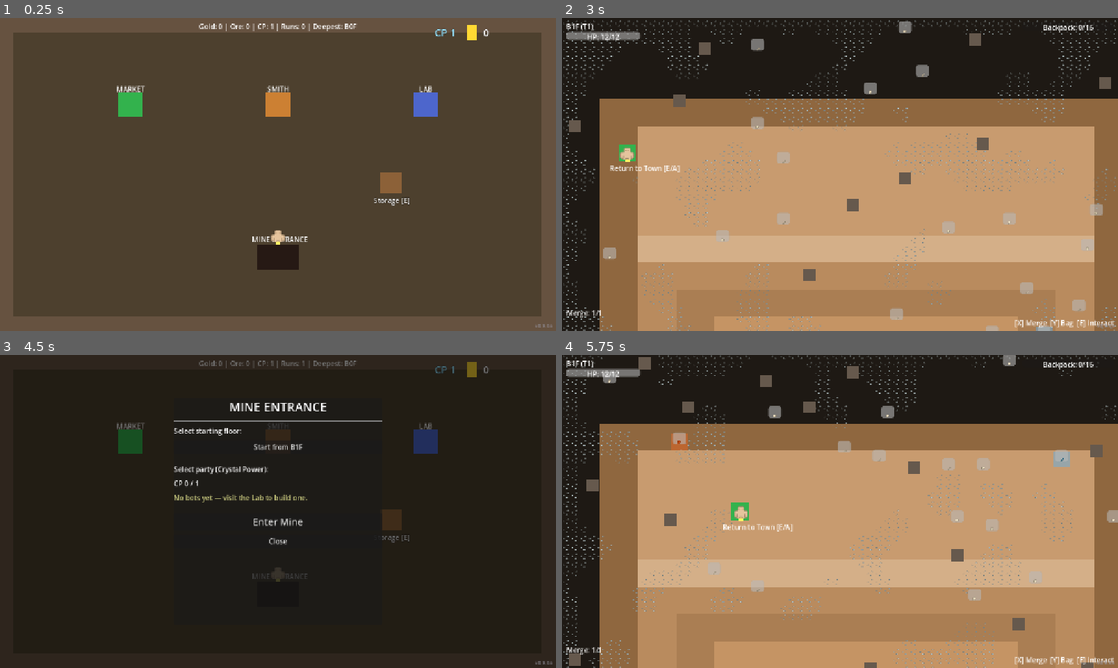
Above: before the commit, frames 1-4 (two rows, left to right).
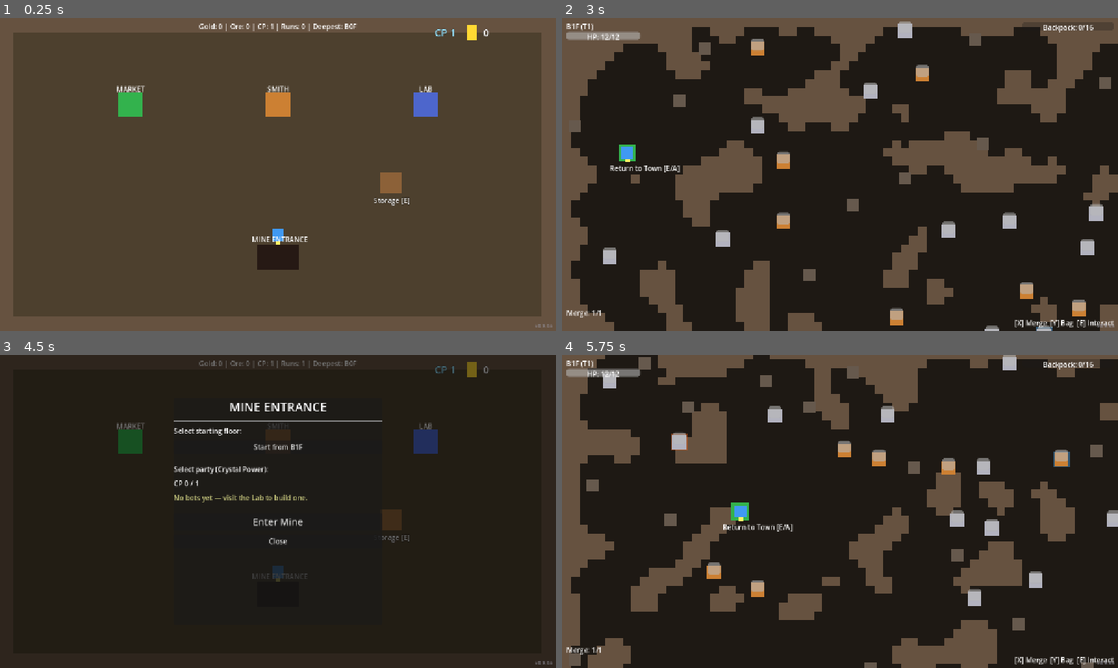
Above: after the commit, the same moments.

Repository: eddiebajaj/myne
Game: Godot game, scene res://scenes/town/town.tscn
Same seed, same stepped clock (60 frames per second), same inputs: the game is played once before the commit and once after it.
Inputs (mouse positions are in pixels of both pictures, inside the frame that each line leads up to):
- Up to frame 1 (0.25 s): no input
- Up to frame 2 (3 s): tap Enter (ui_accept) at 0.5, 0.77 s; move the mouse to (962, 158) at 0.52 s; hold D (move_right) 0.53-1.25 s; tap Space (action_a) at 0.6 s; click (962, 158) at 0.67 s; click "Start from B1F" at 1.25 s; click "Start from B1F" at 2 s; click "Enter Mine" at 2.75 s
- Up to frame 3 (4.5 s): tap Enter (ui_accept) at 3.5, 4.25 s; drag from (166, 527) to (66, 489) at 3.52 s; move the mouse to (333, 442) at 4.27 s; hold D (move_right) from 4.28 s (still down); tap Tab (action_y) at 4.35 s; click (333, 442) at 4.42 s
- Up to frame 4 (5.75 s): release D (move_right) at 5 s; click "Enter Mine" at 5 s

The runs differ from the first frame. In frame 1, 0.1% of the frame differs, in the area x 48-52%, y 67-72%; in frame 2, 82%, in the area x 0-100%, y 0-100%; in frame 3, less than 0.1%; in frame 4, 82%.

Commit message:
Revert "Sprint 9 Pillar B: Kenney textures on player, walls, floor, ores"
This reverts commit bcd3cb33f8efe3b464d9198290520c9cb5be371c.

Diff:
--- a/scripts/dungeon/floor_generator.gd
+++ b/scripts/dungeon/floor_generator.gd
@@ -165,20 +165,9 @@
 
 func _spawn_procgen_walls(grid: Array) -> void:
 	## Spawn a per-cell StaticBody2D for every wall tile. Flagged as debt:
-	## the pragmatic visual swap (Sprint 9 B.3) replaces the ColorRect visual
-	## with a Kenney atlas Sprite2D; full TileMap migration is still deferred.
-	var wall_color := Color(0.4, 0.32, 0.25)  # ColorRect fallback (matches _add_wall())
+	## Pillar B.3 will replace with a single TileMap node.
+	var wall_color := Color(0.4, 0.32, 0.25)  # matches _add_wall() color
 	var tile_size := Vector2(PROCGEN_TILE_SIZE, PROCGEN_TILE_SIZE)
-	# Pre-load the atlas region once — every wall tile shares the same AtlasTexture.
-	var wall_atlas: AtlasTexture = SpriteUtil.load_atlas_region(
-		AssetPaths.CAVES_SHEET,
-		AssetPaths.tile_rect(AssetPaths.WALL_TILE["col"], AssetPaths.WALL_TILE["row"])
-	)
-	# Scale 16px Kenney → 20px PROCGEN_TILE_SIZE on screen.
-	var sprite_scale := Vector2(
-		PROCGEN_TILE_SIZE / float(AssetPaths.TILE_SIZE),
-		PROCGEN_TILE_SIZE / float(AssetPaths.TILE_SIZE)
-	)
 	for y in range(grid.size()):
 		var row: Array = grid[y]
 		for x in range(row.size()):
@@ -195,19 +184,11 @@
 			shape.size = tile_size
 			col.shape = shape
 			body.add_child(col)
-			if wall_atlas != null:
-				var sprite := Sprite2D.new()
-				sprite.texture = wall_atlas
-				sprite.centered = true
-				sprite.scale = sprite_scale
-				body.add_child(sprite)
-			else:
-				# Fallback: preserve original ColorRect visual if the asset folder is missing.
-				var rect := ColorRect.new()
-				rect.size = tile_size
-				rect.position = -tile_size / 2.0
-				rect.color = wall_color
-				body.add_child(rect)
+			var rect := ColorRect.new()
+			rect.size = tile_size
+			rect.position = -tile_size / 2.0
+			rect.color = wall_color
+			body.add_child(rect)
 			walls.add_child(body)
 
 
@@ -672,33 +653,11 @@
 	shape.size = size
 	col.shape = shape
 	wall.add_child(col)
-	# Prefer Kenney wall texture (tile-repeated across the wall rect).
-	# Fallback to the original ColorRect if the asset folder is missing.
-	var wall_atlas: AtlasTexture = SpriteUtil.load_atlas_region(
-		AssetPaths.CAVES_SHEET,
-		AssetPaths.tile_rect(AssetPaths.WALL_TILE["col"], AssetPaths.WALL_TILE["row"])
-	)
-	if wall_atlas != null:
-		# TextureRect with STRETCH_TILE repeats the 16px tile at its native size.
-		# Scale the node by 20/16 = 1.25 so one repeat = 20px on-screen,
-		# matching PROCGEN_TILE_SIZE. Then size the node so it still covers the
-		# wall rect after scaling (size / scale).
-		var display_scale: float = PROCGEN_TILE_SIZE / float(AssetPaths.TILE_SIZE)
-		var tex_rect := TextureRect.new()
-		tex_rect.texture = wall_atlas
-		tex_rect.stretch_mode = TextureRect.STRETCH_TILE
-		tex_rect.texture_filter = CanvasItem.TEXTURE_FILTER_NEAREST
-		tex_rect.scale = Vector2(display_scale, display_scale)
-		tex_rect.size = size / display_scale
-		tex_rect.position = (-size / 2) / display_scale
-		tex_rect.mouse_filter = Control.MOUSE_FILTER_IGNORE
-		wall.add_child(tex_rect)
-	else:
-		var rect := ColorRect.new()
-		rect.size = size
-		rect.position = -size / 2
-		rect.color = Color(0.4, 0.32, 0.25)
-		wall.add_child(rect)
+	var rect := ColorRect.new()
+	rect.size = size
+	rect.position = -size / 2
+	rect.color = Color(0.4, 0.32, 0.25)
+	wall.add_child(rect)
 	walls.add_child(wall)
 
 
--- a/scripts/dungeon/mining_floor_controller.gd
+++ b/scripts/dungeon/mining_floor_controller.gd
@@ -29,10 +29,6 @@
 func _ready() -> void:
 	# Ensure game is not paused (in case we came from a paused build menu)
 	get_tree().paused = false
-	# Sprint 9 B.3: overlay a tiled Kenney floor texture on top of the dark
-	# ColorRect background. If the asset folder is missing, the overlay is
-	# skipped and the ColorRect shows through unchanged.
-	_setup_floor_background()
 	player.add_to_group("player")
 	# Position player near stairs up (randomized per sprint 2c). Template floors
 	# offset downward so the player doesn't overlap the stair collider; procgen
@@ -50,41 +46,6 @@
 	camera.limit_bottom = int(FloorGenerator.FLOOR_HEIGHT)
 	# Spawn permanent companion bots from run party
 	_respawn_permanent_bots()
-
-
-func _setup_floor_background() -> void:
-	## Add a tiled Kenney floor texture as an underlayer. Sits behind walls /
-	## entities / player but above the dark ColorRect Background. The ColorRect
-	## stays as a fallback — if the atlas fails to load, the dark color shows
-	## through unchanged.
-	var floor_atlas: AtlasTexture = SpriteUtil.load_atlas_region(
-		AssetPaths.CAVES_SHEET,
-		AssetPaths.tile_rect(AssetPaths.FLOOR_TILE["col"], AssetPaths.FLOOR_TILE["row"])
-	)
-	if floor_atlas == null:
-		return
-	# Push the fallback Background ColorRect below our textured layer so the
-	# tile texture actually covers it. ColorRect still shows through any gaps
-	# and provides the fallback if this function returns early (above).
-	var bg_rect: ColorRect = get_node_or_null("Background") as ColorRect
-	if bg_rect != null:
-		bg_rect.z_index = -20
-	var bg_tex := TextureRect.new()
-	bg_tex.name = "FloorTileBackground"
-	bg_tex.texture = floor_atlas
-	bg_tex.stretch_mode = TextureRect.STRETCH_TILE
-	bg_tex.texture_filter = CanvasItem.TEXTURE_FILTER_NEAREST
-	bg_tex.mouse_filter = Control.MOUSE_FILTER_IGNORE
-	# Scale by 20/16 = 1.25 so each 16px Kenney tile = 20px on-screen,
-	# matching PROCGEN_TILE_SIZE.
-	var display_scale: float = FloorGenerator.PROCGEN_TILE_SIZE / float(AssetPaths.TILE_SIZE)
-	bg_tex.scale = Vector2(display_scale, display_scale)
-	bg_tex.size = Vector2(FloorGenerator.FLOOR_WIDTH, FloorGenerator.FLOOR_HEIGHT) / display_scale
-	bg_tex.position = Vector2.ZERO
-	# Sprint 9 z-order: floor texture above ColorRect (-20) but below walls,
-	# entities, and player (all default z=0).
-	bg_tex.z_index = -10
-	add_child(bg_tex)
 
 
 func _respawn_permanent_bots() -> void:
--- a/scripts/dungeon/ore_node.gd
+++ b/scripts/dungeon/ore_node.gd
@@ -47,65 +47,31 @@
 
 
 func _try_apply_texture() -> void:
-	## Visual priority, in order:
-	##   1. Kenney atlas region from AssetPaths.ORE_SPRITES[ore.id]
-	##   2. Per-ore PNG at res://resources/sprites/ores/<id>.png (legacy path)
-	##   3. ColorRect fallback (sprite.color = ore.color)
-	## Mineral modifier is indicated via (a) mineral_glow ColorRect (handled in
-	## setup()) and (b) `modulate` on the textured sprite so the ore itself
-	## picks up the mineral tint — e.g. fire ore runs red, ice ore runs cyan.
+	## If a pixel-art texture exists at res://resources/sprites/ores/<id>.png,
+	## add a Sprite2D child and hide the ColorRect fallback. Mineral glow stays
+	## as-is so it still indicates modifiers.
 	if ore_data == null or ore_data.id.is_empty():
 		return
 	var existing := get_node_or_null("BodyTexture") as Sprite2D
-	if existing:
-		existing.queue_free()
-
+	var tex_path: String = "res://resources/sprites/ores/%s.png" % ore_data.id
 	var sprite_size: Vector2 = Vector2(32, 32)
 	if sprite:
 		sprite_size = sprite.size
-
-	var tex_sprite: Sprite2D = _try_load_atlas_sprite(sprite_size)
-	if tex_sprite == null:
-		# Legacy per-ore PNG path (kept so custom art still overrides the atlas).
-		var tex_path: String = "res://resources/sprites/ores/%s.png" % ore_data.id
-		tex_sprite = SpriteUtil.try_load_sprite(tex_path, sprite_size)
-
+	var tex_sprite: Sprite2D = SpriteUtil.try_load_sprite(tex_path, sprite_size)
 	if tex_sprite:
 		tex_sprite.name = "BodyTexture"
-		# Mineral ores get their tint applied to the sprite itself.
-		if mineral != null:
-			tex_sprite.modulate = mineral.color
+		if existing:
+			existing.queue_free()
 		add_child(tex_sprite)
 		if sprite:
 			sprite.visible = false
 	else:
-		# No texture available — keep the ColorRect fallback visible.
+		# No texture: make sure any stale texture from a previous setup is gone
+		# and the ColorRect fallback is visible.
+		if existing:
+			existing.queue_free()
 		if sprite:
 			sprite.visible = true
-
-
-func _try_load_atlas_sprite(_size: Vector2) -> Sprite2D:
-	## Returns a centered Sprite2D showing the Kenney ore tile for this ore id,
-	## or null if ORE_SPRITES has no entry or the atlas fails to load.
-	## [_size] is threaded for future auto-scaling off the ColorRect slot;
-	## currently we use a fixed ~16px ore scale that reads well on a 32px tile.
-	if not AssetPaths.ORE_SPRITES.has(ore_data.id):
-		return null
-	var info: Dictionary = AssetPaths.ORE_SPRITES[ore_data.id]
-	if not (info.has("sheet") and info.has("col") and info.has("row")):
-		return null
-	var rect: Rect2 = AssetPaths.tile_rect(int(info["col"]), int(info["row"]))
-	var atlas: AtlasTexture = SpriteUtil.load_atlas_region(String(info["sheet"]), rect)
-	if atlas == null:
-		return null
-	var tex_sprite := Sprite2D.new()
-	tex_sprite.texture = atlas
-	tex_sprite.centered = true
-	# Kenney tile is 16px. Ores read best at ~16-20px (a bit smaller than
-	# 32px walls/floor) so they feel like objects *on* the tile, not *as*
-	# the tile. TUNE: bump to 1.25 if Eddie wants ores chunkier.
-	tex_sprite.scale = Vector2(1.0, 1.0)
-	return tex_sprite
 
 
 func take_hit(power: int = 1) -> void:
--- a/scripts/player/player.gd
+++ b/scripts/player/player.gd
@@ -67,31 +67,13 @@
 	facing_nose.size = Vector2(10, 10)
 	facing_nose.mouse_filter = Control.MOUSE_FILTER_IGNORE
 	add_child(facing_nose)
-	# Sprint 9 B.2: try Kenney atlas sprite first, fall back to ColorRect.
-	# SpriteUtil always creates a child — we only want the Sprite2D path here.
-	# Check if the atlas loads by probing load_atlas_region directly.
-	var player_atlas: AtlasTexture = SpriteUtil.load_atlas_region(
-		AssetPaths.PLAYER_SPRITE["sheet"],
-		AssetPaths.tile_rect(AssetPaths.PLAYER_SPRITE["col"], AssetPaths.PLAYER_SPRITE["row"])
-	)
-	if player_atlas != null:
-		var tex_sprite := Sprite2D.new()
+	# Optional pixel-art sprite: if res://resources/sprites/player/player.png
+	# exists, show it and hide the ColorRect fallback.
+	var tex_sprite: Sprite2D = SpriteUtil.try_load_sprite(TEXTURE_PATH, Vector2(28, 28))
+	if tex_sprite:
 		tex_sprite.name = "BodyTexture"
-		tex_sprite.texture = player_atlas
-		tex_sprite.centered = true
-		# Kenney tiles are 16x16 — scale 2x to land at 32x32 on-screen.
-		tex_sprite.scale = Vector2(2.0, 2.0)
-		# Render above BodySprite ColorRect + the facing_nose so the character reads.
-		tex_sprite.z_index = 1
 		add_child(tex_sprite)
 		body_sprite.visible = false
-	else:
-		# Legacy PNG path (kept for back-compat if someone drops a player.png in).
-		var legacy_sprite: Sprite2D = SpriteUtil.try_load_sprite(TEXTURE_PATH, Vector2(28, 28))
-		if legacy_sprite:
-			legacy_sprite.name = "BodyTexture"
-			add_child(legacy_sprite)
-			body_sprite.visible = false
 	_update_facing_visuals()
 	health_changed.emit(health, max_health, armor, max_armor)
 	# Connect touch signal for reliable mobile mining
--- a/scripts/util/asset_paths.gd
+++ /dev/null
@@ -1,78 +0,0 @@
-class_name AssetPaths
-extends RefCounted
-## Central asset path + atlas coord registry for Kenney sprite packs.
-##
-## Kenney roguelike sheets use 16x16 tiles with 1px margin — so a tile at
-## (col, row) maps to Rect2(col * 17, row * 17, 16, 16).
-##
-## Paths point at the *_transparent.png variants (preferred over magenta).
-## If the asset folder is missing/removed, SpriteUtil.try_sprite_or_colorrect
-## falls back to ColorRects, so the game still runs.
-##
-## Coord picks below are initial guesses. Comments marked `# TUNE:` are where
-## Eddie should eyeball the preview PNG and adjust (col, row) in-editor.
-
-
-const CAVES_SHEET := "res://assets/sprites/kenney/kenney_roguelike-caves-dungeons/Spritesheet/roguelikeDungeon_transparent.png"
-const OUTDOOR_SHEET := "res://assets/sprites/kenney/kenney_roguelike-caves-dungeons/Spritesheet/roguelikeSheet_transparent.png"
-const CHARACTER_SHEET := "res://assets/sprites/kenney/kenney_roguelike-characters/Spritesheet/roguelikeChar_transparent.png"
-
-const TILE_SIZE := 16
-const TILE_MARGIN := 1
-
-
-static func tile_rect(col: int, row: int) -> Rect2:
-	## Rect2 for tile at (col, row) in a 16px + 1px margin grid.
-	return Rect2(
-		col * (TILE_SIZE + TILE_MARGIN),
-		row * (TILE_SIZE + TILE_MARGIN),
-		TILE_SIZE,
-		TILE_SIZE
-	)
-
-
-# --- Entity coords ---------------------------------------------------------
-# Dictionary shape: { "sheet": <path>, "col": int, "row": int }
-# SpriteUtil.try_sprite_or_colorrect reads this shape directly.
-
-# Player — leftmost column of the character sheet is full-body front-facing
-# characters in various palettes. (0, 0) is a human-ish adventurer sprite
-# (tan/flesh tones), a reasonable canary.
-# TUNE: Eddie — scan col 0 for the character palette you like best and
-# adjust `row`. Col 1 has robed/cloaked variants if you prefer a mage look.
-const PLAYER_SPRITE := {"sheet": CHARACTER_SHEET, "col": 0, "row": 0}
-
-# Walls — caves sheet has solid grey stone-wall blocks in the mid-upper region.
-# Col 6, row 2 reads as a plain stone block (no top-edge cap) — works as a
-# generic wall face tile when tiled in any direction.
-# TUNE: Eddie — other clean options are (col 7, row 2) and (col 6, row 3).
-# Col 6, row 0-1 have top-edge highlights if you want a ceiling-capped look.
-const WALL_TILE := {"sheet": CAVES_SHEET, "col": 6, "row": 2}
-
-# Floor — plain brown/tan dirt floor tile from the floor grid.
-# Col 6, row 5 is a solid dirt tile that tiles cleanly.
-# TUNE: (col 7, row 5) is similar; (col 4-5, row 8) is a cooler stone variant.
-const FLOOR_TILE := {"sheet": CAVES_SHEET, "col": 6, "row": 5}
-
-# Ores T1..T4 — keyed by OreData.id (matches _create_ore_types in
-# floor_generator.gd). Caves sheet has small ore-pebble sprites in the
-# top-left area (rows ~2-3) and colored gem sprites in the middle area
-# (rows ~7-8). Mineral tints are still applied via `modulate` on top of
-# these sprites. Missing entries or load failures fall through to the
-# ColorRect fallback in ore_node.gd.
-#
-# TUNE: Eddie — these coords are first-pass picks from eyeballing the
-# sheet preview. Rough regions:
-#   - col 0-2, row 2: grey / brown / yellow pebble clumps (T1–T2 fits)
-#   - col 5-8, row 7-8: colored gem sprites (T3–T4 flashier look)
-# Adjust (col, row) per ore to taste.
-const ORE_SPRITES := {
-	"iron":     {"sheet": CAVES_SHEET, "col": 0, "row": 2},  # grey pebble cluster
-	"copper":   {"sheet": CAVES_SHEET, "col": 1, "row": 2},  # brown/orange pebble
-	"crystal":  {"sheet": CAVES_SHEET, "col": 5, "row": 7},  # blue gem
-	"silver":   {"sheet": CAVES_SHEET, "col": 2, "row": 2},  # pale/yellow pebble
-	"gold_ore": {"sheet": CAVES_SHEET, "col": 6, "row": 7},  # yellow gem
-	"obsidian": {"sheet": CAVES_SHEET, "col": 7, "row": 8},  # dark/purple gem
-	"diamond":  {"sheet": CAVES_SHEET, "col": 5, "row": 8},  # light cyan gem
-	"mythril":  {"sheet": CAVES_SHEET, "col": 6, "row": 8},  # magenta/purple gem
-}
--- a/scripts/util/sprite_util.gd
+++ b/scripts/util/sprite_util.gd
@@ -2,15 +2,12 @@
 extends RefCounted
 ## Shared helper for loading optional pixel-art textures with a graceful fallback.
 ##
-## Two modes supported:
-## 1. Legacy `try_load_sprite(path, size)` — whole PNG per entity (used by
-##    ore_node, enemy_base, mining_floor_controller for bots).
-## 2. Atlas mode via `load_atlas_region` / `try_sprite_or_colorrect` — slices
-##    a region out of a Kenney spritesheet. See `scripts/util/asset_paths.gd`
-##    for the atlas_info Dictionary shape.
+## Each entity type has a TEXTURE_PATH pointing to a .png under res://resources/sprites/.
+## If the file exists, try_load_sprite returns a ready-to-parent Sprite2D scaled to
+## target size. If not, it returns null and the caller keeps its ColorRect fallback.
 ##
-## Missing textures are expected (pack may not be installed yet) — callers
-## keep their ColorRect fallback and the game stays visually identical.
+## This keeps the game visually identical while letting us drop in AI-generated
+## sprites later without code changes.
 
 
 static func try_load_sprite(path: String, size: Vector2 = Vector2.ZERO) -> Sprite2D:
@@ -31,74 +28,3 @@
 		if tex_size.x > 0 and tex_size.y > 0:
 			sprite.scale = Vector2(size.x / tex_size.x, size.y / tex_size.y)
 	return sprite
-
-
-static func load_atlas_region(sheet_path: String, rect: Rect2) -> AtlasTexture:
-	## Loads a base Texture2D from `sheet_path` and wraps it in an AtlasTexture
-	## with the given region. Returns null if the sheet is missing / fails to load.
-	if sheet_path.is_empty():
-		return null
-	if not ResourceLoader.exists(sheet_path):
-		return null
-	var base_tex: Texture2D = load(sheet_path) as Texture2D
-	if base_tex == null:
-		return null
-	var atlas := AtlasTexture.new()
-	atlas.atlas = base_tex
-	atlas.region = rect
-	return atlas
-
-
-static func try_sprite_or_colorrect(
-	parent: Node,
-	atlas_info: Dictionary,
-	fallback_color: Color,
-	size: Vector2
-) -> Node:
-	## Creates a child of `parent` showing either the Kenney atlas region
-	## (if the sheet loads) or a ColorRect fallback of `fallback_color`/`size`.
-	## Returns the created node so the caller can position it.
-	##
-	## `atlas_info` shape: {"sheet": String, "col": int, "row": int}
-	## Missing keys / missing file both fall through to the ColorRect path.
-	var atlas: AtlasTexture = null
-	if atlas_info != null and atlas_info.has("sheet") and atlas_info.has("col") and atlas_info.has("row"):
-		var sheet: String = String(atlas_info["sheet"])
-		var col: int = int(atlas_info["col"])
-		var row: int = int(atlas_info["row"])
-		atlas = load_atlas_region(sheet, AssetPaths.tile_rect(col, row))
-
-	if atlas != null:
-		# Parent type decides 2D node vs UI node.
-		if parent is Control:
-			var tex_rect := TextureRect.new()
-			tex_rect.texture = atlas
-			tex_rect.custom_minimum_size = size
-			tex_rect.size = size
-			tex_rect.stretch_mode = TextureRect.STRETCH_SCALE
-			tex_rect.mouse_filter = Control.MOUSE_FILTER_IGNORE
-			parent.add_child(tex_rect)
-			return tex_rect
-		else:
-			var sprite := Sprite2D.new()
-			sprite.texture = atlas
-			sprite.centered = true
-			# Kenney tiles are 16x16; scale uniformly to hit requested size.
-			if size.x > 0 and size.y > 0:
-				sprite.scale = Vector2(
-					size.x / float(AssetPaths.TILE_SIZE),
-					size.y / float(AssetPaths.TILE_SIZE)
-				)
-			parent.add_child(sprite)
-			return sprite
-
-	# Fallback: ColorRect centered (for 2D) or filling parent (for Control).
-	var rect := ColorRect.new()
-	rect.color = fallback_color
-	rect.size = size
-	rect.mouse_filter = Control.MOUSE_FILTER_IGNORE
-	if not (parent is Control):
-		# Center the ColorRect on the 2D parent's origin to match Sprite2D behavior.
-		rect.position = -size * 0.5
-	parent.add_child(rect)
-	return rect
Not shown, changed: docs/open_debt.md
